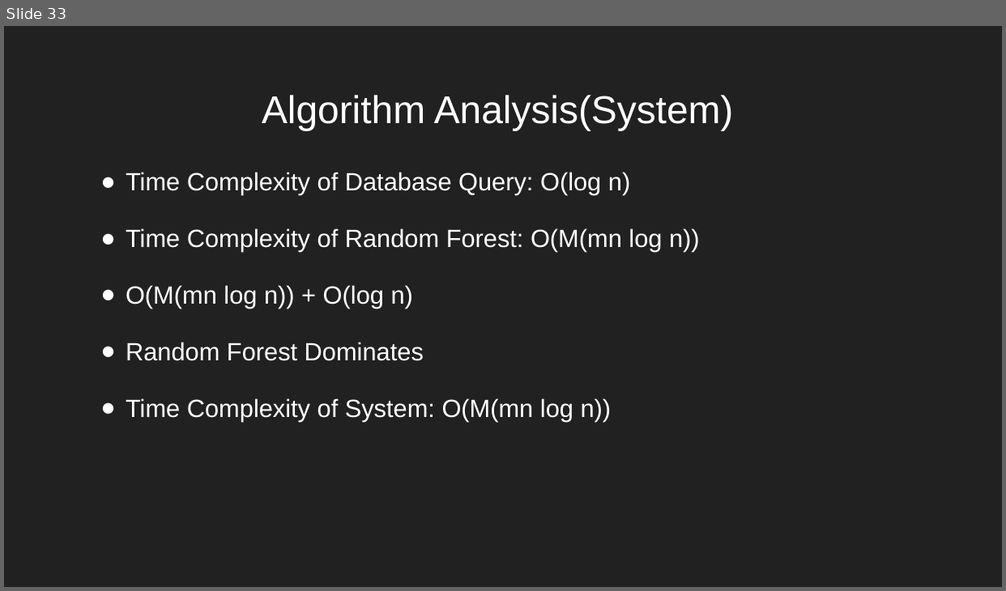
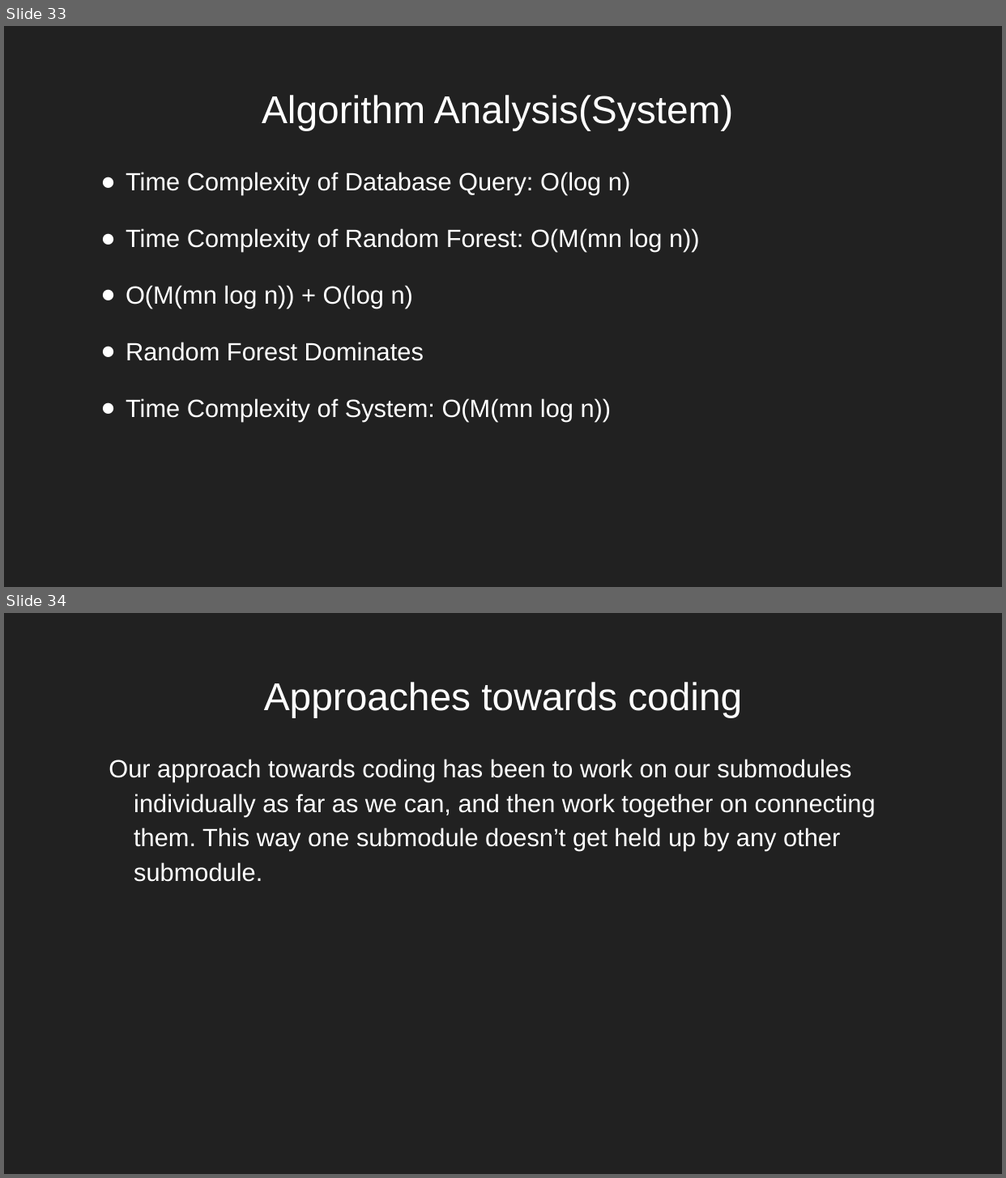
Before and after one commit to nreader72/NostraDomicile, a slide deck: docs/Progress_Reports/NostraDomicile (6).pptx. Shown one above the other, each under a label of ours: slide 33 before the commit, slides 33 and 34 after it. The pictures are 1006x591 and 1006x1178 pixels, drawn with LibreOffice and Linux fonts; fonts in the diff are those of the drawing; background and template pictures are left out. Boxes give left, top, right and bottom in pixels: in the first picture for what was removed or moved away, otherwise in the second. Text is boxed around its words. In the diff, an @@ line names an element or a change of style, - is before the commit and + after.

```diff
--- a/docs/Progress_Reports/NostraDomicile (6).pptx
+++ b/docs/Progress_Reports/NostraDomicile (6).pptx
@@ slide 34 added at <box>4,613,1002,1174</box>, background picture (left out) @@
@@ title added at <box>264,682,742,717</box>, 28 pt, text #FFFFFF @@
+Approaches towards coding
@@ text added at <box>108,759,876,882</box>, 18 pt, text #FFFFFF @@
+Our approach towards coding has been to work on our submodules individually as far as we can, and then work together on connecting them. This way one submodule doesn’t get held up by any other submodule.
```
Also in this commit, not shown: 5 slides changed, 18 other slides added, 1 other file.
